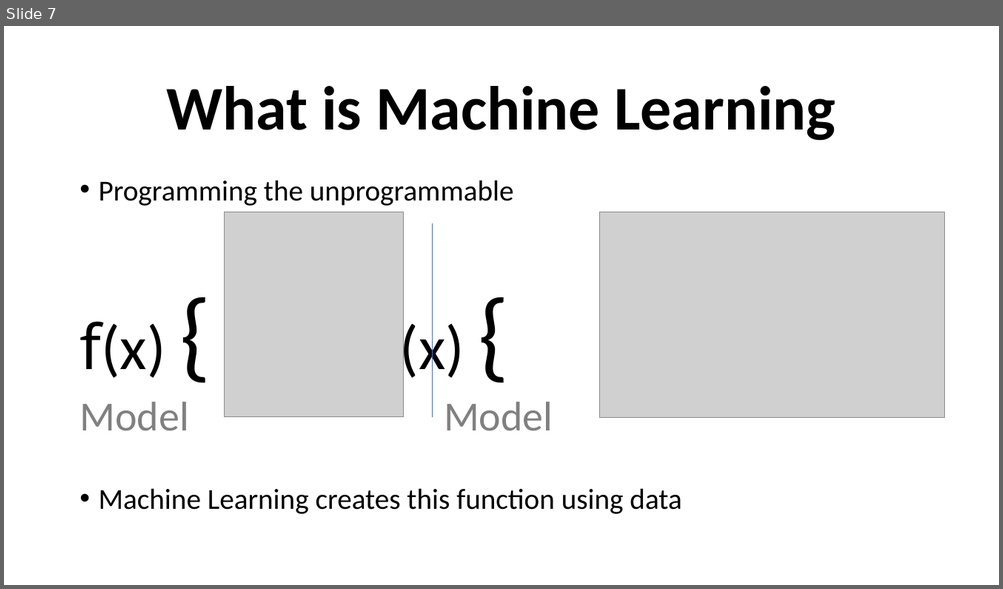
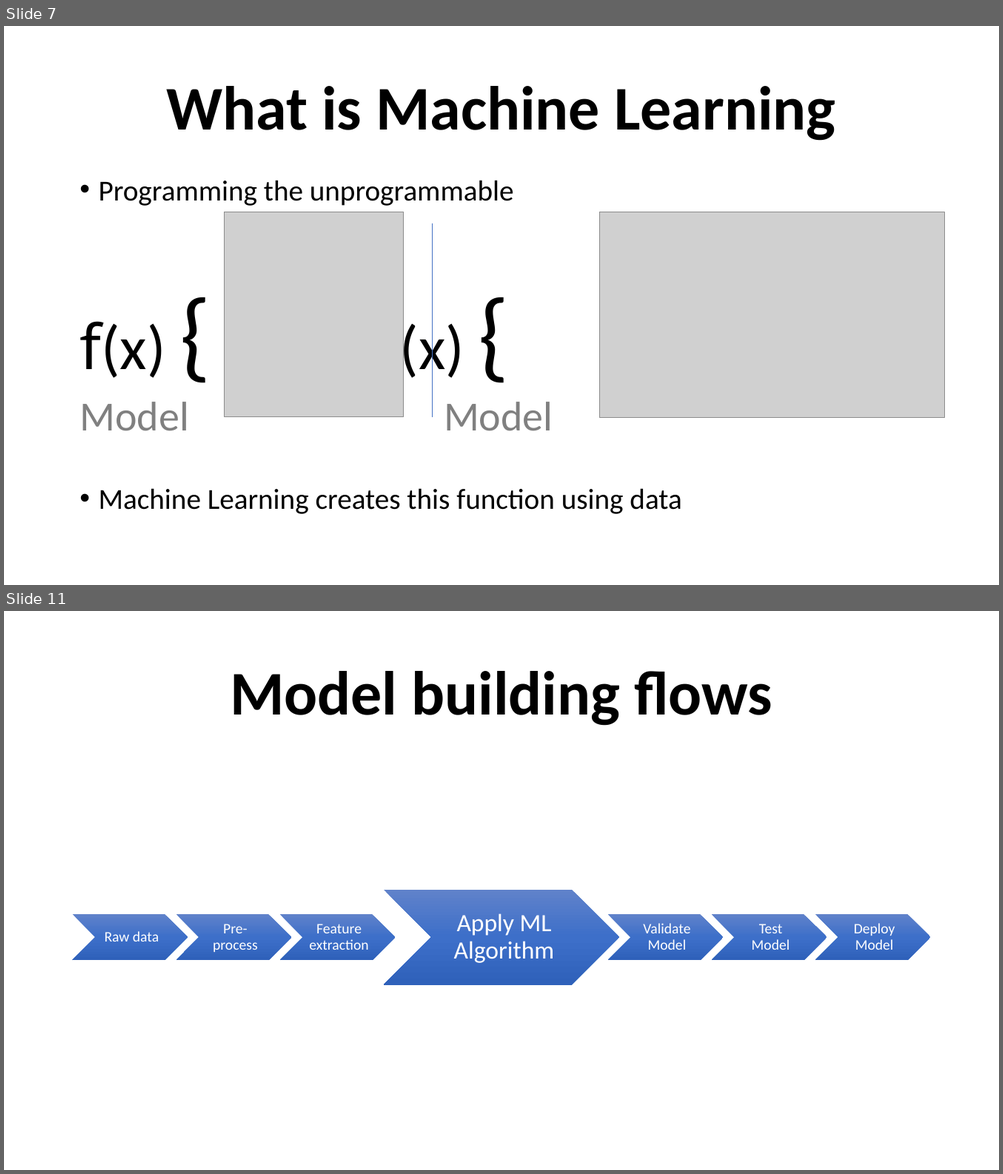
Before and after one commit to AmjadHossainRahat/.Net-Conf-BD-2019, a slide deck: presentation/ML dotNET.pptx. Shown one above the other, each under a label of ours: slide 7 before the commit, slides 7 and 11 after it; the slides between them are not shown. The pictures are 1003x589 and 1003x1174 pixels, drawn with LibreOffice and Linux fonts; fonts in the diff are those of the drawing; grey boxes stand for pictures. Boxes give left, top, right and bottom in pixels: in the first picture for what was removed or moved away, otherwise in the second. Text is boxed around its words. In the diff, an @@ line names an element or a change of style, - is before the commit and + after.

```diff
--- a/presentation/ML dotNET.pptx
+++ b/presentation/ML dotNET.pptx
@@ slide 11 added at (4, 611, 999, 1170), background #FFFFFF @@
@@ title added at (230, 671, 772, 726), 60 pt, text #000000, bold @@
+Model building flows
@@ group added at (73, 890, 930, 985): 7 chevrons, 7 texts @@
+Raw data
+Pre-process
+Feature extraction
+Apply ML Algorithm
+Validate Model
+Test Model
+Deploy Model
```
Also in this commit, not shown: 7 other slides added, 8 other files.
